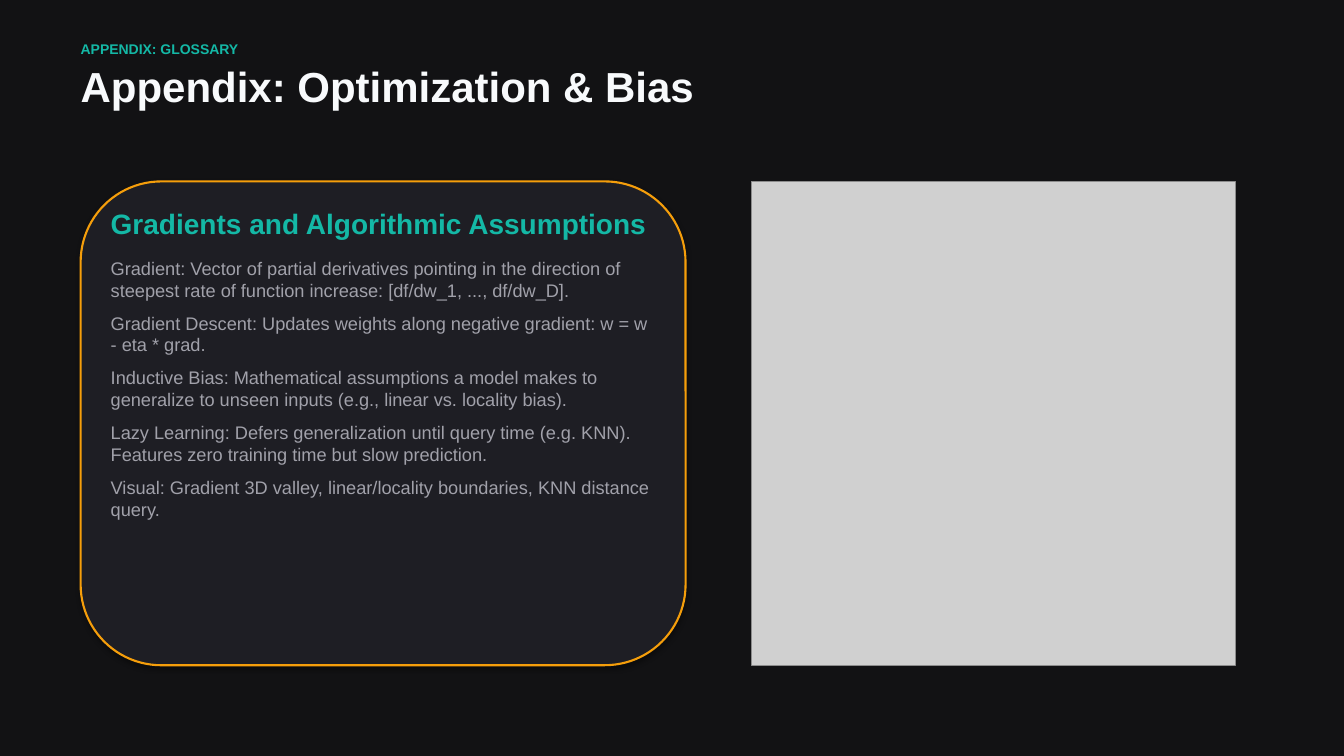
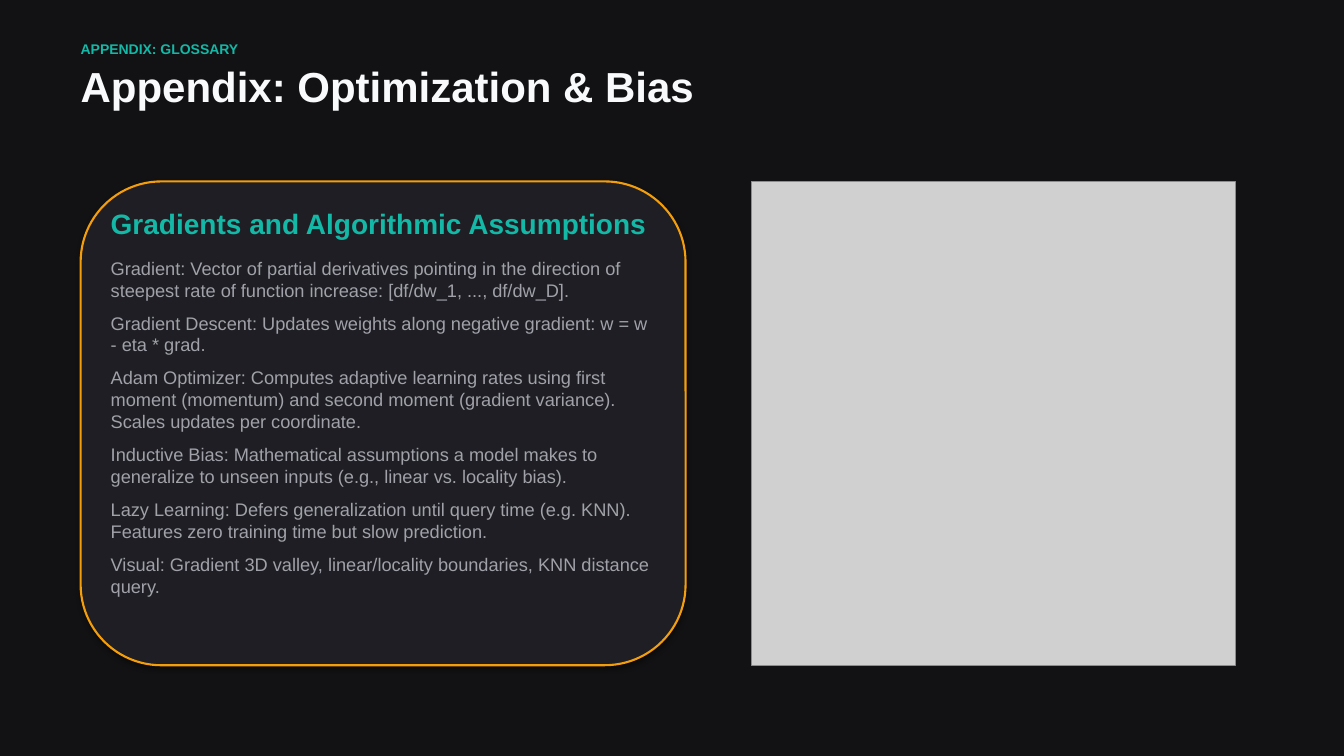
Before and after one commit to vdonthireddy/ai-course, a slide deck: slide 19 of machine_learning_fundamentals.pptx. Drawn at 1344x756 pixels with LibreOffice and Linux fonts; fonts in the diff are those of the drawing; grey boxes stand for pictures. Boxes give left, top, right and bottom in pixels: in the first picture for what was removed or moved away, otherwise in the second. Text is boxed around its words. In the diff, an @@ line names an element or a change of style, - is before the commit and + after.

Commit message:
feat: implement Adam optimizer from scratch in Word2Vec, update documentation, and slide deck

```diff
--- a/machine_learning_fundamentals.pptx
+++ b/machine_learning_fundamentals.pptx
@@ text at box(111, 371, 616, 432): paragraph added @@
+Adam Optimizer: Computes adaptive learning rates using first moment (momentum) and second moment (gradient variance). Scales updates per coordinate.
```
Also in this commit, not shown: 1 other slide changed, 4 other files.
